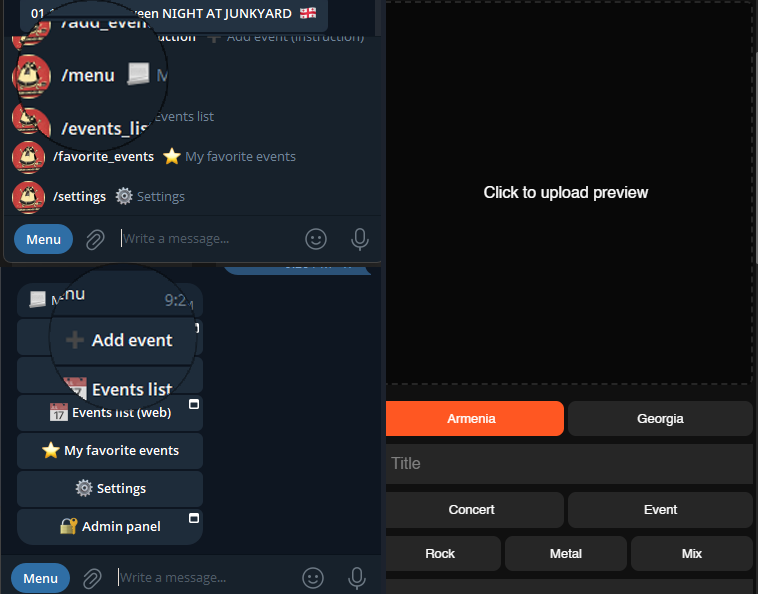
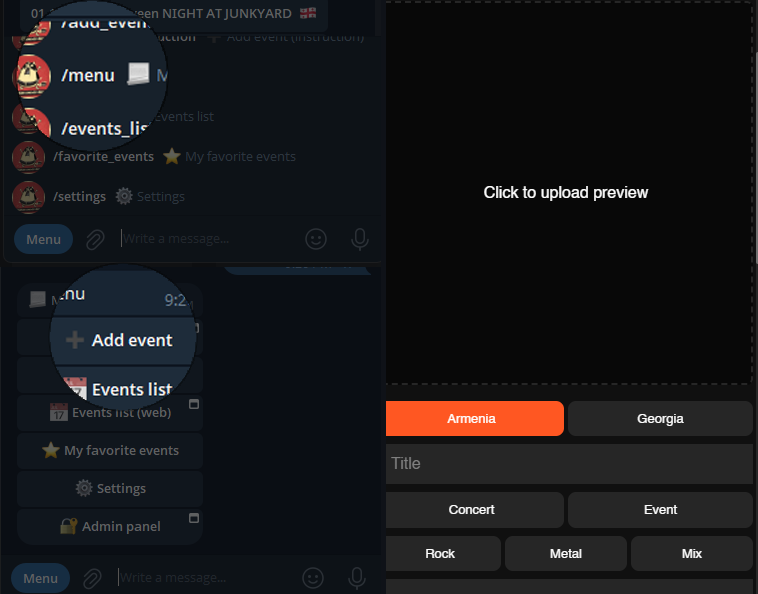
Layered file, before and after one edit (758x594). Changes by layer:
moved "Layer 6" above "Layer 5" over [16, 0, 168, 152]
renamed "Layer 0" to "Layer 7", showed it, opacity 100% → 65%, moved it above "Layer 3", painted on it over [0, 0, 386, 594]
